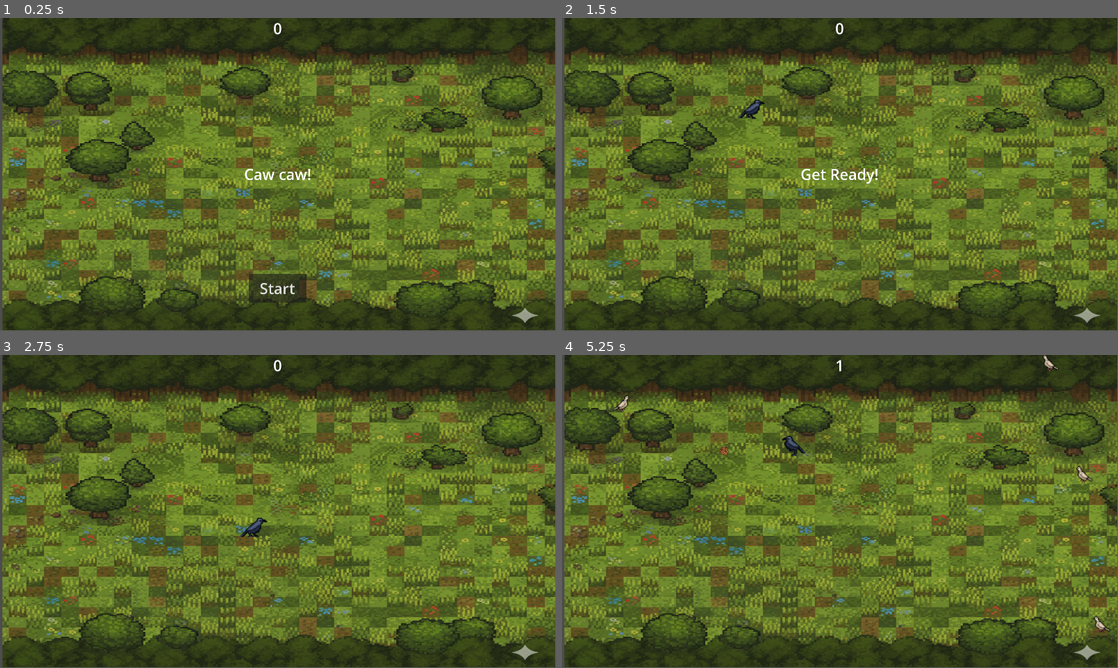
Above: before the commit, frames 1-4 (two rows, left to right).
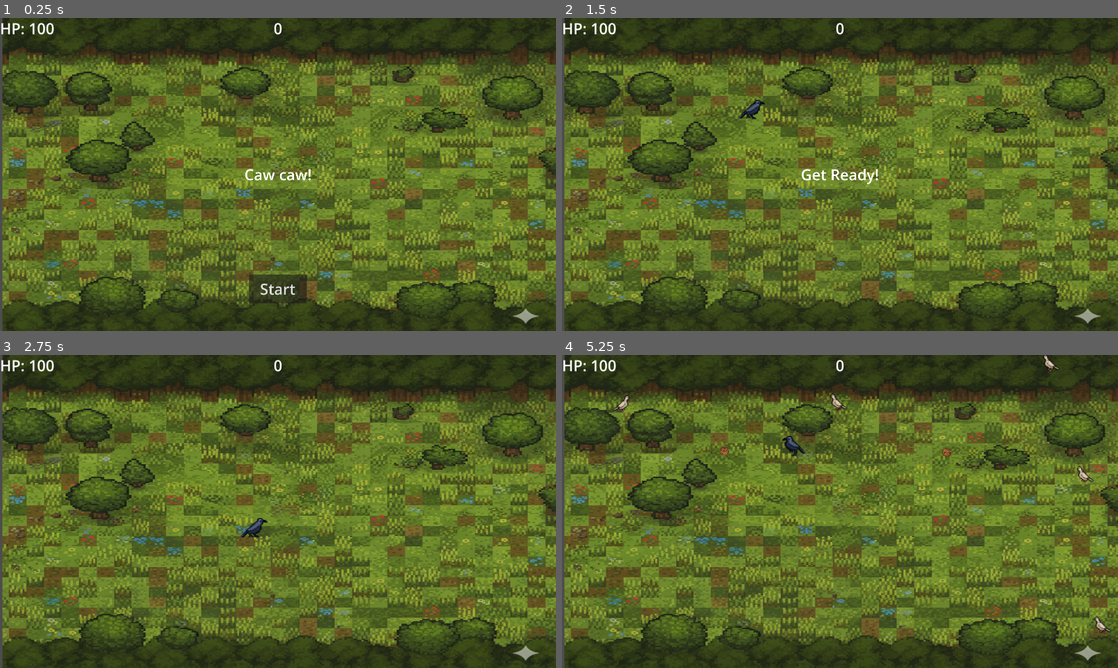
Above: after the commit, the same moments.

Repository: arongida/dungeon-cawler
Game: Godot game, scene res://Main.tscn
Two runs of this game, one before a commit and one after it. Both use one fixed random seed, a clock stepped at 60 frames per second and the inputs below.
Inputs:
- Up to frame 1 (0.25 s): no input
- Up to frame 2 (1.5 s): click "Start" at 0.5 s; hold Right (move_right) from 1.28 s (still down)
- Up to frame 3 (2.75 s): release Right (move_right) at 2.03 s; hold S (move_down) from 2.03 s (still down)
- Up to frame 4 (5.25 s): release S (move_down) at 2.78 s; hold Right (move_right) 2.78-3.53 s; hold Space (move_up) 3.53-4.28 s; hold A (move_left) from 4.28 s (still down)
In our replay, the window is 799x449 before the commit and 800x450 after it. These sizes can differ from the game's own. Grey fills any space a smaller window leaves; there, only what the larger window draws over its background counts as a difference.

The runs differ from the first frame. In frame 1, 5.7% of the frame differs, in the area x 0-100%, y 1-100%; in frame 2, 5.7%; in frame 3, 5.5%; in frame 4, 5.8%, in the area x 0-100%, y 0-100%.

Commit message:
implement hp system

Diff:
--- a/HUD.tscn
+++ b/HUD.tscn
@@ -3,10 +3,13 @@
 [ext_resource type="Script" uid="uid://cldbmg4b0w2h3" path="res://hud.gd" id="1_k5de2"]
 
 [sub_resource type="SystemFont" id="SystemFont_5xyro"]
+subpixel_positioning = 0
 
 [sub_resource type="SystemFont" id="SystemFont_k5de2"]
+subpixel_positioning = 0
 
 [sub_resource type="SystemFont" id="SystemFont_efote"]
+subpixel_positioning = 0
 
 [sub_resource type="InputEventAction" id="InputEventAction_k5de2"]
 action = &"start"
@@ -72,5 +75,14 @@
 wait_time = 2.0
 one_shot = true
 
+[node name="HPLabel" type="Label" parent="."]
+offset_right = 188.0
+offset_bottom = 72.0
+theme_override_fonts/font = SubResource("SystemFont_5xyro")
+theme_override_font_sizes/font_size = 52
+text = "HP: 100"
+horizontal_alignment = 1
+vertical_alignment = 1
+
 [connection signal="pressed" from="StartButton" to="." method="_on_start_button_pressed"]
 [connection signal="timeout" from="MessageTimer" to="." method="_on_message_timer_timeout"]
--- a/hud.gd
+++ b/hud.gd
@@ -2,14 +2,6 @@
 signal start_game
 
 
-# Called when the node enters the scene tree for the first time.
-func _ready() -> void:
-	pass # Replace with function body.
-
-
-# Called every frame. 'delta' is the elapsed time since the previous frame.
-func _process(delta: float) -> void:
-	pass
 
 func show_message(text):
 	$Message.text = text
@@ -37,3 +29,6 @@
 
 func _on_message_timer_timeout() -> void:
 	$Message.hide()
+
+func update_hp(hp):
+	$HPLabel.text = "HP: " + str(hp)
--- a/main.gd
+++ b/main.gd
@@ -3,18 +3,13 @@
 var score
 
 
-# Called when the node enters the scene tree for the first time.
-func _ready() -> void:
-	pass
-
-
-# Called every frame. 'delta' is the elapsed time since the previous frame.
-func _process(delta: float) -> void:
-	pass
 
 
 func _on_player_hit() -> void:
-	game_over()
+	var hp = $Player.hp
+	$HUD.update_hp(hp)
+	if hp <= 0:
+		game_over()
 
 func game_over():
 	$MobTimer.stop()
--- a/mob.gd
+++ b/mob.gd
@@ -3,22 +3,21 @@
 var player
 var screen_size
 @export var speed = 100
+@export var damage = 10
 
 # Called when the node enters the scene tree for the first time.
 func _ready() -> void:
 	$AnimatedSprite2D.animation = "idle"
 	$AnimatedSprite2D.play()
-	player = get_parent().get_node("Player")
 	screen_size = get_viewport_rect().size
 
 
 # Called every frame. 'delta' is the elapsed time since the previous frame.
 func _process(delta: float) -> void:
-	if is_queued_for_deletion():
+	var player = get_parent().get_node("Player")
+	if not player:
 		return
-	var velocity = Vector2.ZERO
-	if player:
-		velocity = (player.position - position).normalized() * speed
+	var velocity = (player.position - position).normalized() * speed
 
 	position += velocity * delta
 
--- a/nut.gd
+++ b/nut.gd
@@ -6,21 +6,13 @@
 
 func _ready() -> void:
 	var mobs = get_tree().get_nodes_in_group("mobs")
-	var closest_mob = null
-	var min_dist = 100000
-	for mob in mobs:
-		var dist = global_position.distance_to(mob.global_position)
-		if dist < min_dist:
-			min_dist = dist
-			closest_mob = mob
-	target = closest_mob
+	target = mobs.pick_random()
 	if target != null:
 		look_at(target.global_position)
 
 
 func _process(delta: float) -> void:
-		var forward = Vector2.RIGHT.rotated(rotation)
-		position += forward * speed * delta
+	position += Vector2.RIGHT.rotated(rotation) * speed * delta
 
 
 func _on_area_entered(area: Area2D) -> void:
--- a/player.gd
+++ b/player.gd
@@ -2,6 +2,7 @@
 signal hit
 @export var nut_scene: PackedScene
 @export var speed = 400 # How fast the player will move (pixels/sec).
+@export var hp = 100
 var screen_size # Size of the game window.
 
 # Called when the node enters the scene tree for the first time.
@@ -14,18 +15,8 @@
 func _process(delta: float) -> void:
 	$AnimatedSprite2D.play()
 
-	var velocity = Vector2.ZERO
-	if Input.is_action_pressed("move_right"):
-		velocity.x += 1
-	if Input.is_action_pressed("move_left"):
-		velocity.x -= 1
-	if Input.is_action_pressed("move_up"):
-		velocity.y -= 1
-	if Input.is_action_pressed("move_down"):
-		velocity.y += 1
-
-	if velocity.length() > 0:
-		velocity = velocity.normalized() * speed
+	var velocity = Input.get_vector("move_left", "move_right", "move_up", "move_down")
+	velocity = velocity.normalized() * speed
 
 	position += velocity * delta
 	position = position.clamp(Vector2.ZERO, screen_size)
@@ -45,9 +36,11 @@
 
 
 func _on_area_entered(area: Area2D) -> void:
-	hide()
+	hp -= area.damage
 	hit.emit()
-	$CollisionShape2D.set_deferred("disabled", true)
+	if hp <= 0:
+		hide()
+		$CollisionShape2D.set_deferred("disabled", true)
 
 
 func _on_nut_timer_timeout() -> void:
--- a/project.godot
+++ b/project.godot
@@ -19,6 +19,8 @@
 
 window/size/viewport_width=1920
 window/size/viewport_height=1080
+window/size/resizable=false
+window/stretch/mode="viewport"
 
 [input]
 
